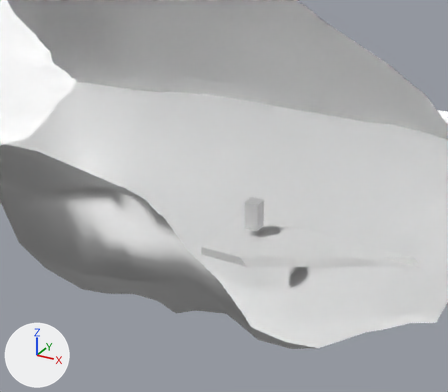
A saved change to the Blender file BlenderFiles/Terrain.blend.
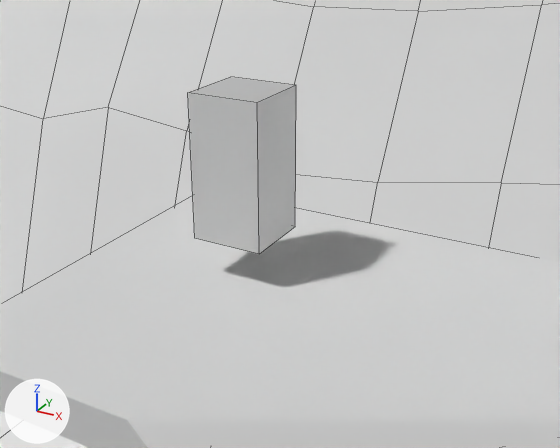
There are two pictures of each version: one from a 50 mm lens placed at (10.1, -59.2, 52.4), pointed at (-28.2, 10.4, 17.6), one close up from a 50 mm lens placed at (-13.9, -4.9, 21.9), pointed at (-22.9, 11.4, 13.8). Arrows for +X, +Y and +Z are at lower left; the lights stay in place. The close-ups show mesh edges as thin lines. Everything nearer to the camera than a plane just in front of the edit is cut away.
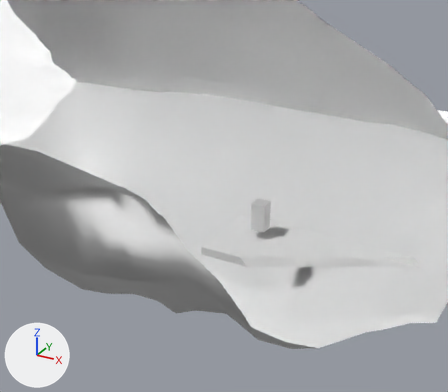
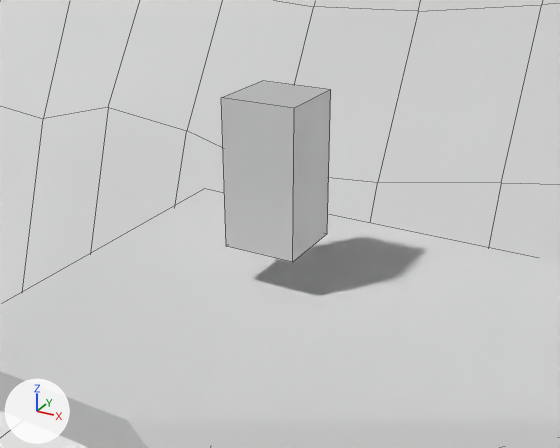
What the commit changed:
Object 'Cube' (ob_cube) moves from (-24.12, 11.7, 15.16) to (-23.13, 11.7, 15.16).

What differs and where, as boxes (x1, y1, x2, y2) in the close-ups (560 x 448 px):
'Cube', moved
    before: (188, 77, 296, 254)
    after: (221, 81, 331, 262)
